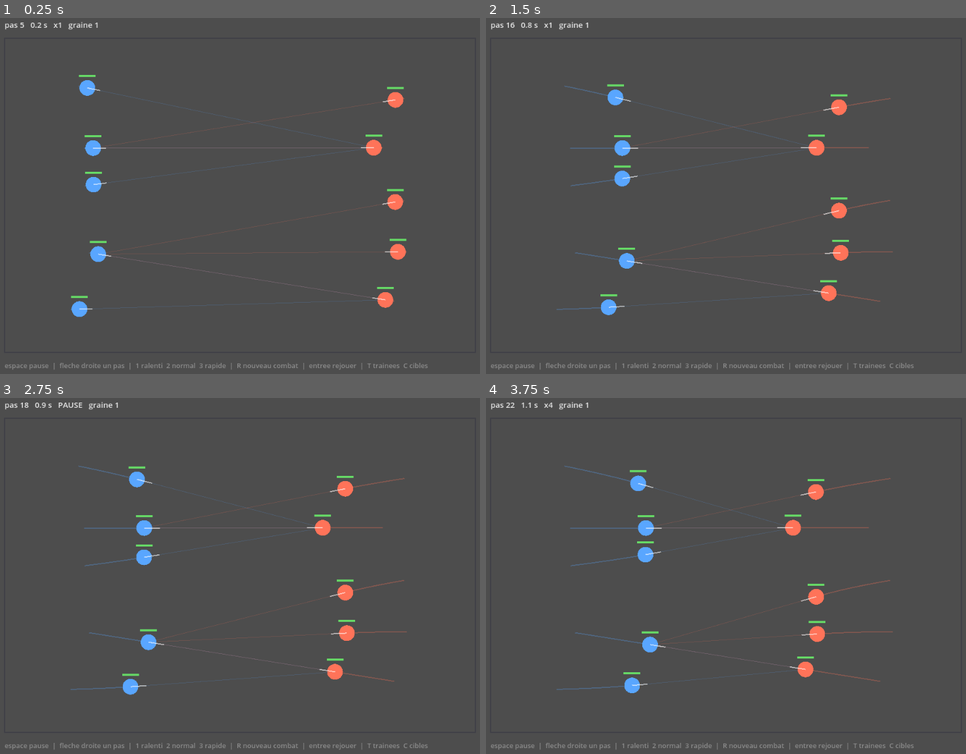
Above: before the commit, frames 1-4 (two rows, left to right).
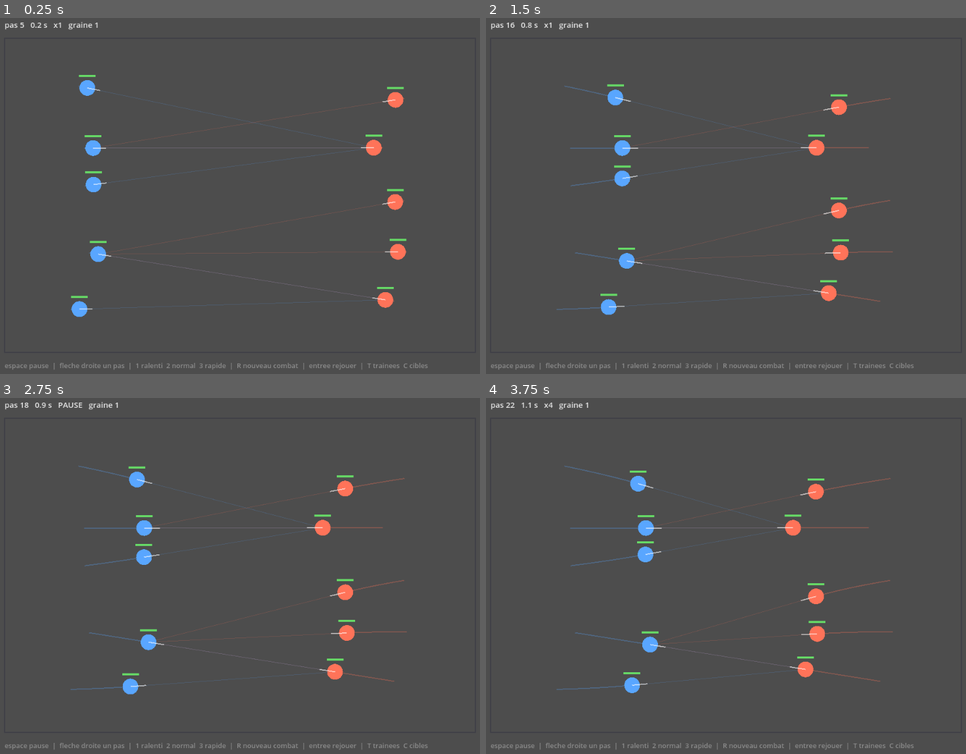
Above: after the commit, the same moments.

Repository: marketingprofr/LLA
Game: Godot game, scene res://main.tscn
Same seed, same stepped clock (60 frames per second), same inputs: the game is played once before the commit and once after it.
Inputs:
- Up to frame 1 (0.25 s): no input
- Up to frame 2 (1.5 s): tap Enter at 0.5 s; hold Right 0.53-1.28 s; tap B at 0.6, 1.35 s; tap Space at 0.77 s
- Up to frame 3 (2.75 s): tap Space at 1.52, 2 s; hold Right from 2.03 s (still down); tap 1 at 2.1 s; tap B at 2.3 s
- Up to frame 4 (3.75 s): tap Enter at 2.75 s; tap 2 at 2.85 s; tap Space at 3.02 s; tap B at 3.05 s; release Right at 3.53 s; tap 3 at 3.6 s

The runs differ from the first frame. In frame 1, less than 0.1% of the frame differs, in the area x 15-84%, y 19-81%; in frame 2, 0.1%; in frame 3, 0.2%; in frame 4, 0.2%, in the area x 17-82%, y 19-83%.

Commit message:
ajout systeme d'initiative : l'ordre de resolution depend de l'initiative
Chaque combattant a une initiative. A chaque pas, InitiativeSystem
trie les combattants par initiative decroissante (le plus rapide agit
en premier). A initiative egale, l'ordre est melange aleatoirement
via le RNG du combat pour eviter le biais de position dans le tableau.

get_fighter() utilise maintenant une recherche par id au lieu de
l'index du tableau, car le tri modifie l'ordre des elements.

Resultats du batch (500 combats) :
- initiative egale (1/1) : bleu 51.4 %, rouge 48.6 % (pas de biais)
- bleu=1, rouge=2 : bleu 43.8 %, rouge 55.8 % (avantage premier coup)

Co-Authored-By: Claude Opus 4.6 <noreply@anthropic.com>
Claude-Session: https://claude.ai/code/session_016kFqvtDvh2hTXhFt8qBemz

Diff:
--- a/src/sim/combat_config.gd
+++ b/src/sim/combat_config.gd
@@ -25,6 +25,10 @@
 @export var target_lock_ticks: int = 20       # duree minimale avant de pouvoir changer de cible
 @export var switch_margin: float = 0.75       # la nouvelle cible doit etre nettement plus proche
 
+# --- Initiative ---
+@export var initiative_blue: float = 1.0
+@export var initiative_red: float = 2.0
+
 # --- Attaque de base ---
 @export var max_hp: float = 100.0
 @export var attack_damage: float = 9.0
--- a/src/sim/combat_fighter.gd
+++ b/src/sim/combat_fighter.gd
@@ -13,6 +13,7 @@
 var id: int = 0
 var team: int = 0
 var display_name: String = ""
+var initiative: float = 0.0
 
 # --- Physique ---
 var pos: Vector2 = Vector2.ZERO
--- a/src/sim/combat_sim.gd
+++ b/src/sim/combat_sim.gd
@@ -17,6 +17,7 @@
 func _init(config: CombatConfig = null) -> void:
 	state = CombatState.new(config)
 	systems = [
+		InitiativeSystem.new(),
 		TargetingSystem.new(),
 		ActionSystem.new(),
 		MovementSystem.new(),
@@ -45,6 +46,7 @@
 	f.display_name = ("B" if team == 0 else "R") + str(index + 1)
 	f.max_hp = cfg.max_hp
 	f.hp = cfg.max_hp
+	f.initiative = cfg.initiative_blue if team == 0 else cfg.initiative_red
 
 	var x: float = 150.0 if team == 0 else cfg.arena_size.x - 150.0
 	var y: float = cfg.arena_size.y * (float(index) + 1.0) / (float(cfg.team_size) + 1.0)
--- a/src/sim/combat_state.gd
+++ b/src/sim/combat_state.gd
@@ -23,9 +23,12 @@
 
 
 func get_fighter(id: int) -> CombatFighter:
-	if id < 0 or id >= fighters.size():
+	if id < 0:
 		return null
-	return fighters[id]
+	for f in fighters:
+		if f.id == id:
+			return f
+	return null
 
 
 # Distance entre deux corps, bord a bord. C'est toujours celle-ci qu'on veut,
--- /dev/null
+++ b/src/sim/systems/initiative_system.gd
@@ -0,0 +1,29 @@
+class_name InitiativeSystem
+extends SimSystem
+
+# =============================================================
+# DANS QUEL ORDRE ON AGIT.
+# Trie les combattants par initiative decroissante a chaque pas.
+# A initiative egale, l'ordre est melange aleatoirement via state.rng
+# pour eviter tout biais lie a la position dans le tableau.
+# =============================================================
+
+func run(state: CombatState) -> void:
+	var arr := state.fighters
+	var n := arr.size()
+
+	# Fisher-Yates : melange aleatoire complet d'abord
+	for i in range(n - 1, 0, -1):
+		var j := state.rng.randi_range(0, i)
+		var tmp = arr[i]
+		arr[i] = arr[j]
+		arr[j] = tmp
+
+	# Tri par insertion, stable : les ex-aequo gardent l'ordre du melange
+	for i in range(1, n):
+		var key = arr[i]
+		var k := i - 1
+		while k >= 0 and arr[k].initiative < key.initiative:
+			arr[k + 1] = arr[k]
+			k -= 1
+		arr[k + 1] = key
